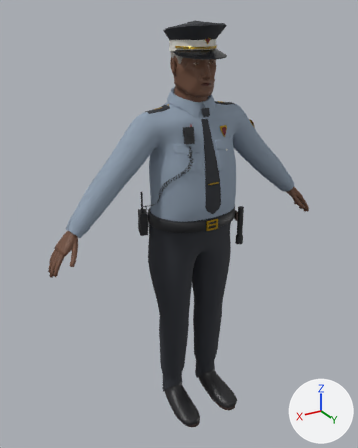
Before and after pictures for a commit that changed the glTF model game/assets/characters/char_security_officer_b/char_security_officer_b.glb.
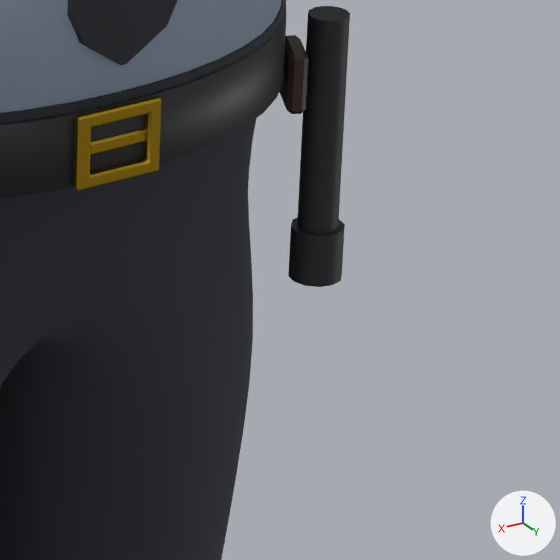
The first picture shows the older version from a camera (50 mm lens) standing at (1.107, 1.733, 1.831) and looking at (0.05, -0.029, 0.95). The close-ups show the older and then the newer version on the part from 55% to 76% of the width and 46% to 63% of the height of that picture. Only the edits that show in the close-ups are written down. The lights are fixed; the arrows at lower right show +X, +Y and +Z. Vertices at exactly the same position are counted once.

In view in the first close-up: 'Gear', 'Outfit'.
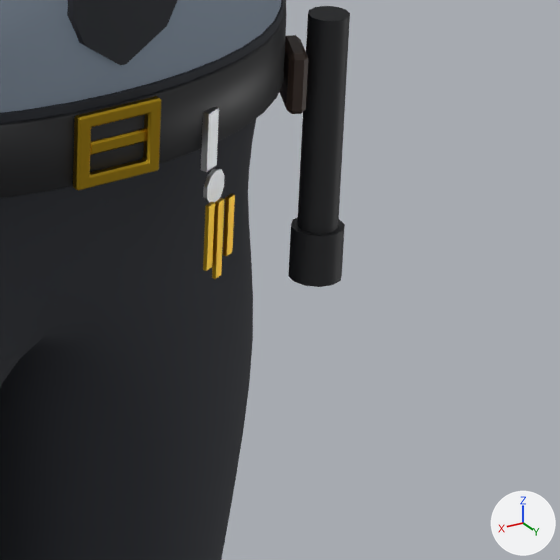
Location of each change, [x1, y1, x2, y2] in pixels of the close-ups (560 x 560 px):
part 1 of me_gear, added: after [203, 169, 225, 204]
part 2 of me_gear, added: after [201, 107, 235, 279]

Diff of the bpy script that builds the scene:
```diff
--- a/game/assets/characters/char_security_officer_b/char_security_officer_b.glb.py
+++ b/game/assets/characters/char_security_officer_b/char_security_officer_b.glb.py
@@ mat_m_char_metal_silver @@
+mat_m_char_metal_silver = principled_material('M_char_metal_silver')
+mat_m_char_metal_silver.base_color = (0.456, 0.468, 0.479)  # grey #b4b6b8
+mat_m_char_metal_silver.metallic = 1.0
+mat_m_char_metal_silver.roughness = 0.3
@@ me_gear @@
 # used by ob_gear; location = (0.0, 0.0, 0.0)
-me_gear.from_pydata(...)  # 1212 vertices, 2284 faces; spans x -0.337..0.234, y -0.173..0.164, z 0.85..1.488
+me_gear.from_pydata(...)  # 1288 vertices, 2412 faces; spans x -0.337..0.234, y -0.173..0.164, z 0.85..1.488
+# me_gear part 1: a new loose piece of 20 vertices spanning x -0.083..-0.063, y 0.15..0.161, z 0.948..0.97, in mat_m_char_metal_silver (grey #b4b6b8)
+# me_gear part 2
+# 22 vertices are added at x -0.087..-0.065, y 0.147..0.16, z 0.902..1.007
+# 10 new vertices lie (0.006, 0.003, 0.0) away from vertices in x -0.087..-0.069, y 0.155..0.16, z 0.902..0.951
+# 36 new faces join them, mat_m_brass (yellow #c9a227)
+# 12 new faces join them, mat_m_char_metal_silver (grey #b4b6b8)
+# other edits to the shape of me_gear do not show in these pictures
 me_gear.materials.append(mat_m_brass)
@@ me_gear @@
 me_gear.materials.append(mat_m_rubber_black)
+me_gear.materials.append(mat_m_char_metal_silver)  # grey #b4b6b8
```
